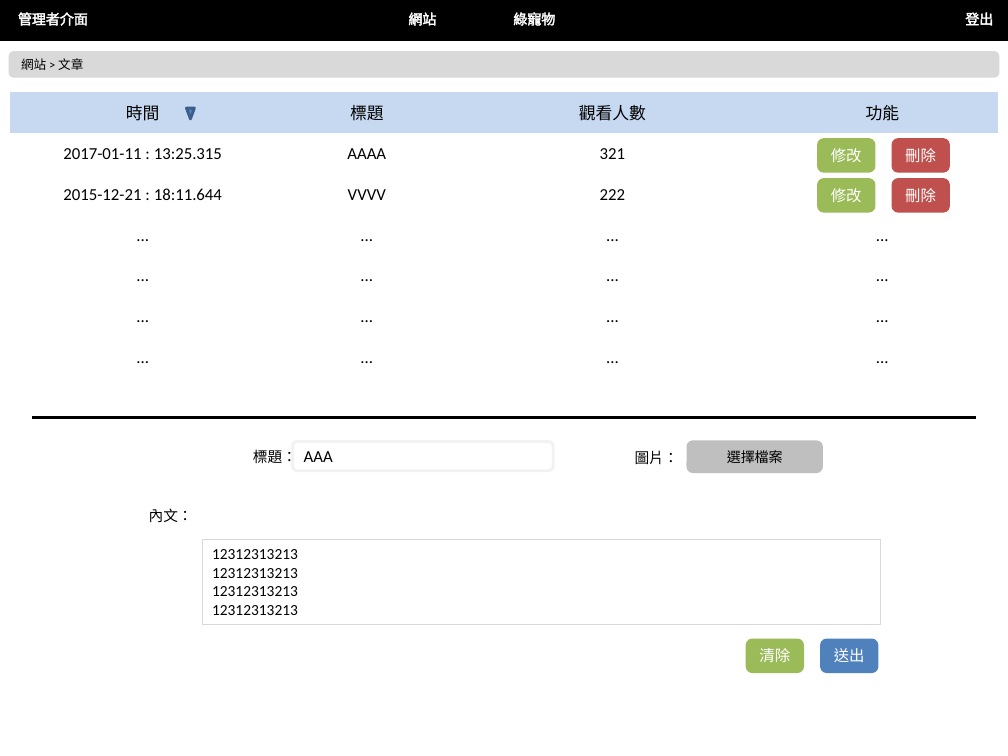
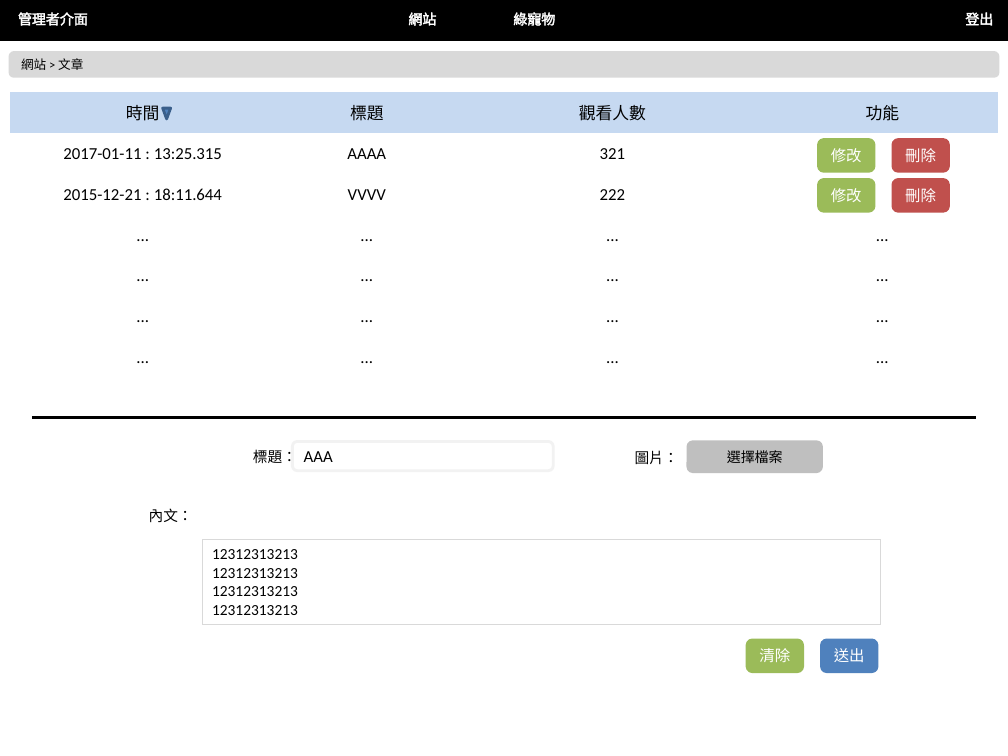
Before and after one commit to nexstar/XMind, a slide deck: slide 11 of 最終後台版型.pptx. Drawn at 1008x756 pixels with LibreOffice and Linux fonts; fonts in the diff are those of the drawing. Boxes give left, top, right and bottom in pixels: in the first picture for what was removed or moved away, otherwise in the second. Text is boxed around its words. In the diff, an @@ line names an element or a change of style, - is before the commit and + after.

```diff
--- a/最終後台版型.pptx
+++ b/最終後台版型.pptx
@@ triangle: place and size @@
-triangle at bbox=[186, 108, 195, 119]
+triangle at bbox=[162, 108, 170, 119]
```
Also in this commit, not shown: 9 other slides changed, 1 other file.
